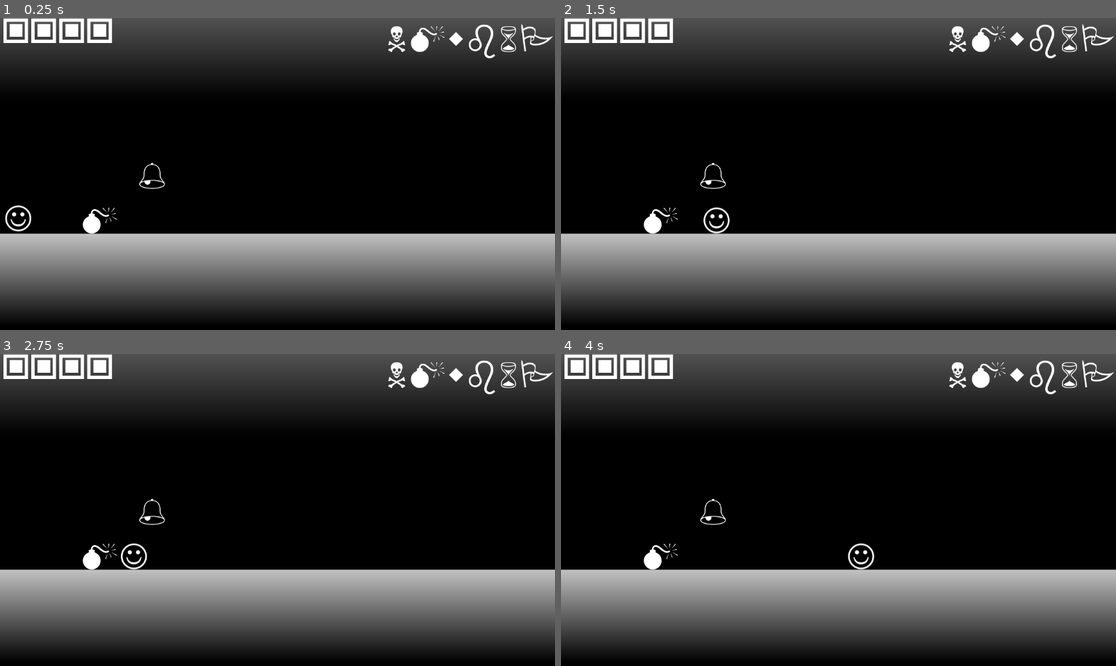
Above: before the commit, frames 1-4 (two rows, left to right).
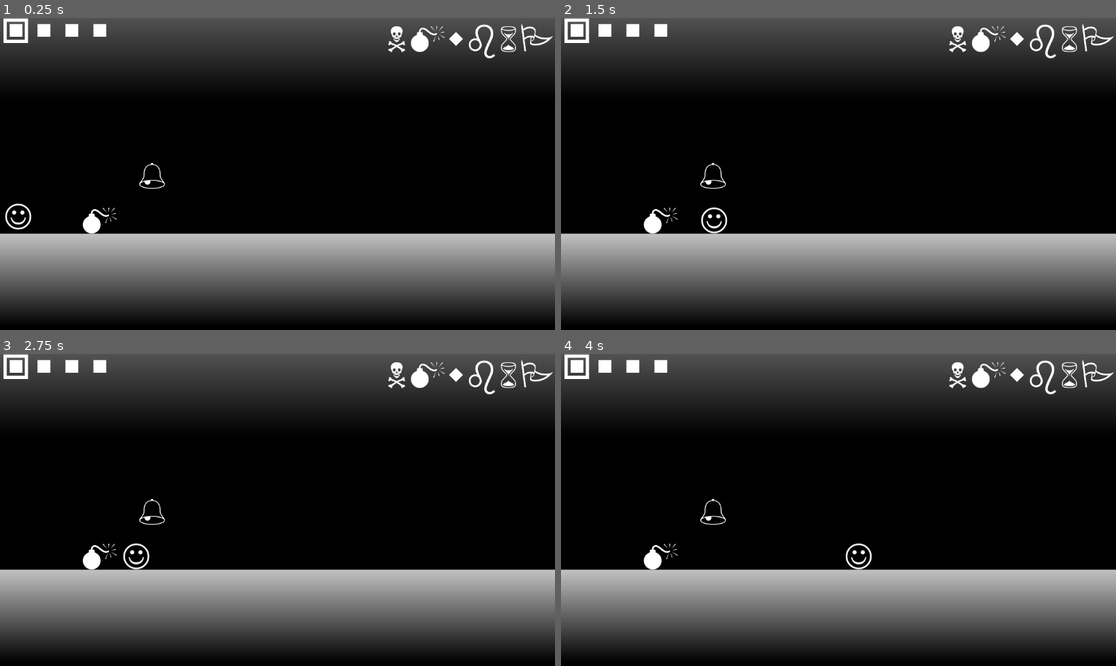
Above: after the commit, the same moments.

Repository: HyperGameDev/wingdingsgame
Game: Godot game, scene res://m.tscn
Same seed, same stepped clock (60 frames per second), same inputs: the game is played once before the commit and once after it.
Inputs:
- Up to frame 1 (0.25 s): no input
- Up to frame 2 (1.5 s): tap Enter (ui_accept) at 0.5, 0.77 s; hold D (Right) from 0.53 s (still down)
- Up to frame 3 (2.75 s): tap Enter (ui_accept) at 1.52 s; release D (Right) at 2.03 s; hold A (Left) from 2.03 s (still down)
- Up to frame 4 (4 s): release A (Left) at 2.78 s; hold D (Right) from 2.78 s (still down); tap Enter (ui_accept) at 3.02, 3.77 s

The runs differ from the first frame. In frame 1, 0.8% of the frame differs, in the area x 0-21%, y 0-69%; in frame 2, 0.8%; in frame 3, 0.8%, in the area x 5-27%, y 0-70%; in frame 4, 0.8%.

Commit message:
Things are working

Diff:
--- a/globals.gd
+++ b/globals.gd
@@ -1,9 +1,15 @@
 extends Node
 
-var level: int = 0
+var level: int = 1
 
 func _ready() -> void:
 	SignalBus.update_level.connect(_on_update_level)
 
+	SignalBus.restart.connect(_on_restart)
+
 func _on_update_level() -> void:
 	level += 1
+
+func _on_restart() -> void:
+	#get_tree().change_scene_to_file("res://main_scene.gd")
+	get_tree().reload_current_scene()
--- a/level_pip.gd
+++ b/level_pip.gd
@@ -9,9 +9,10 @@
 func _ready() -> void:
 	SignalBus.update_level.connect(_on_update_level)
 
+	_on_update_level()
+
 func _on_update_level() -> void:
-	if Globals.level -- my_level:
-		print("Level: ",my_level)
+	if Globals.level == my_level:
 		label_highlight.visible = true
 	else:
 		label_highlight.visible = false
--- a/main_scene.gd
+++ b/main_scene.gd
@@ -1,4 +1 @@
 extends Node2D
-
-func _ready() -> void:
-	SignalBus.update_level.emit()
--- a/player.gd
+++ b/player.gd
@@ -15,6 +15,8 @@
 	health -= 1
 
 func _physics_process(delta: float) -> void:
+	if health > 0:
+		move_and_slide()
 	match health:
 		3:
 			label_health.text = "J"
@@ -24,6 +26,11 @@
 			label_health.text = "L"
 		0:
 			label_health.text = "N"
+			var tween: Tween = create_tween()
+			tween.tween_property(label_health,"scale",Vector2(5.,5.),2.)
+			await get_tree().create_timer(2.).timeout
+			SignalBus.restart.emit()
+
 		_:
 			pass
 
@@ -40,5 +47,3 @@
 		velocity.x = direction * SPEED
 	else:
 		velocity.x = move_toward(velocity.x, 0, SPEED)
-
-	move_and_slide()
--- a/signal_bus.gd
+++ b/signal_bus.gd
@@ -1,7 +1,9 @@
 
 extends Node
 
-@warning_ignore("unused_signal")
+@warning_ignore_start("unused_signal")
 
 signal enemy_touched
 signal update_level
+
+signal restart
